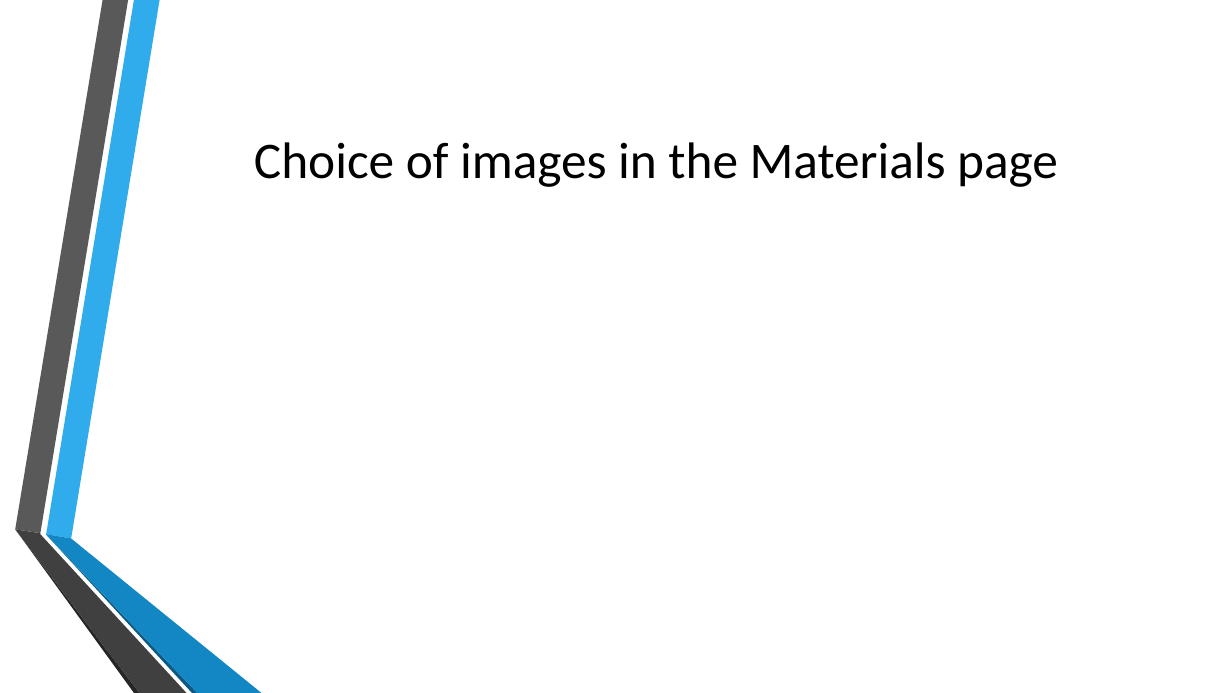
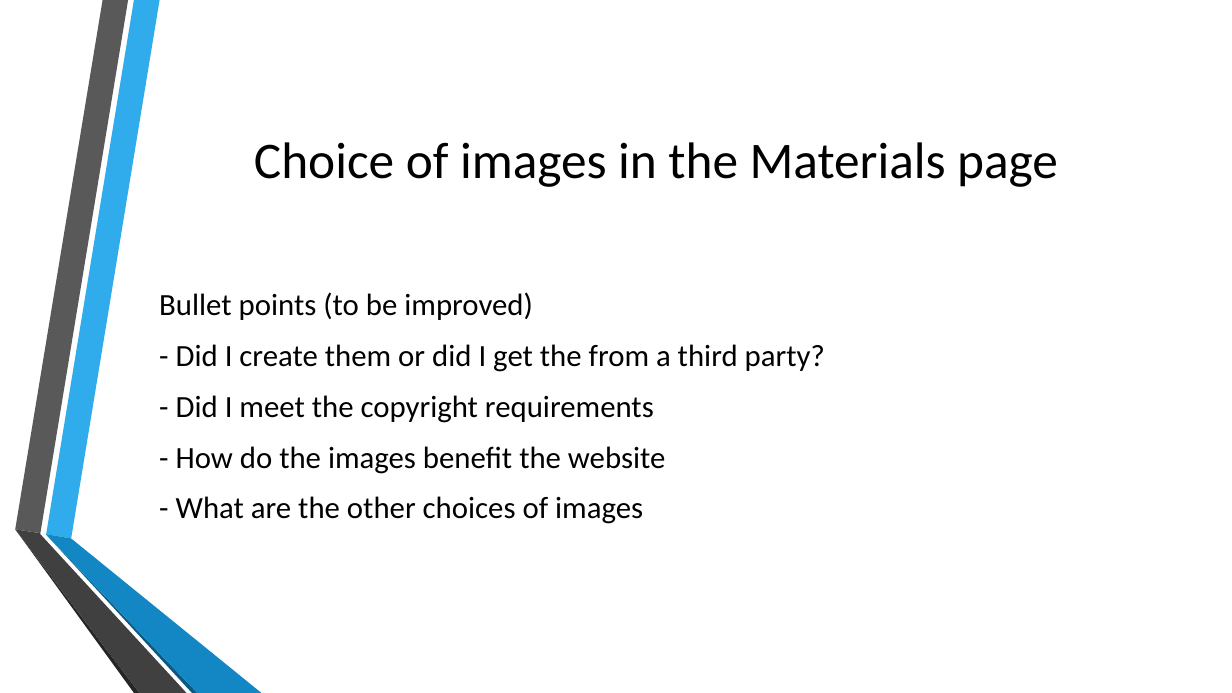
Before and after one commit to estebanlv/EPQ-Website-Project, a slide deck: slide 10 of Documents/Official Documents/Development Presentation.pptx. Drawn at 1232x693 pixels with LibreOffice and Linux fonts; fonts in the diff are those of the drawing; background and template pictures are left out. Boxes give left, top, right and bottom in pixels: in the first picture for what was removed or moved away, otherwise in the second. Text is boxed around its words. In the diff, an @@ line names an element or a change of style, - is before the commit and + after.

```diff
--- a/Documents/Official Documents/Development Presentation.pptx
+++ b/Documents/Official Documents/Development Presentation.pptx
@@ text added at [159,292,825,524], 24 pt, text #000000 @@
+Bullet points (to be improved)
+- Did I create them or did I get the from a third party?
+- Did I meet the copyright requirements
+- How do the images benefit the website
+- What are the other choices of images
```
Also in this commit, not shown: 7 other slides changed, 2 slides added, 1 slide removed.
